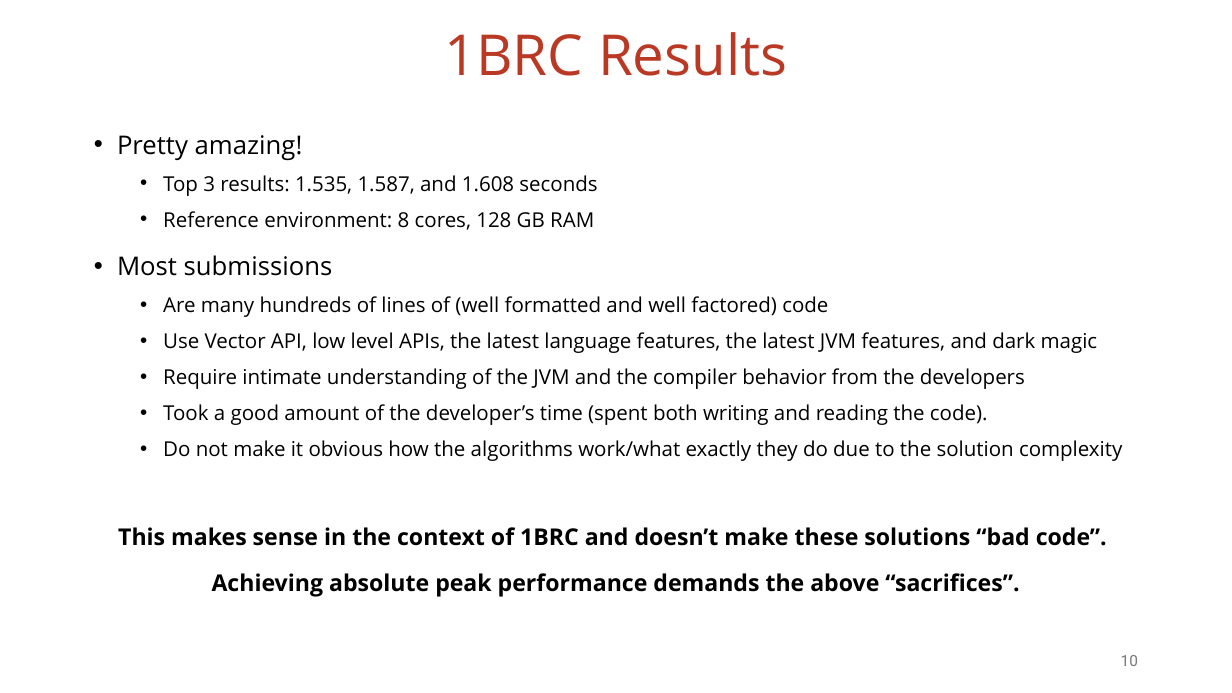
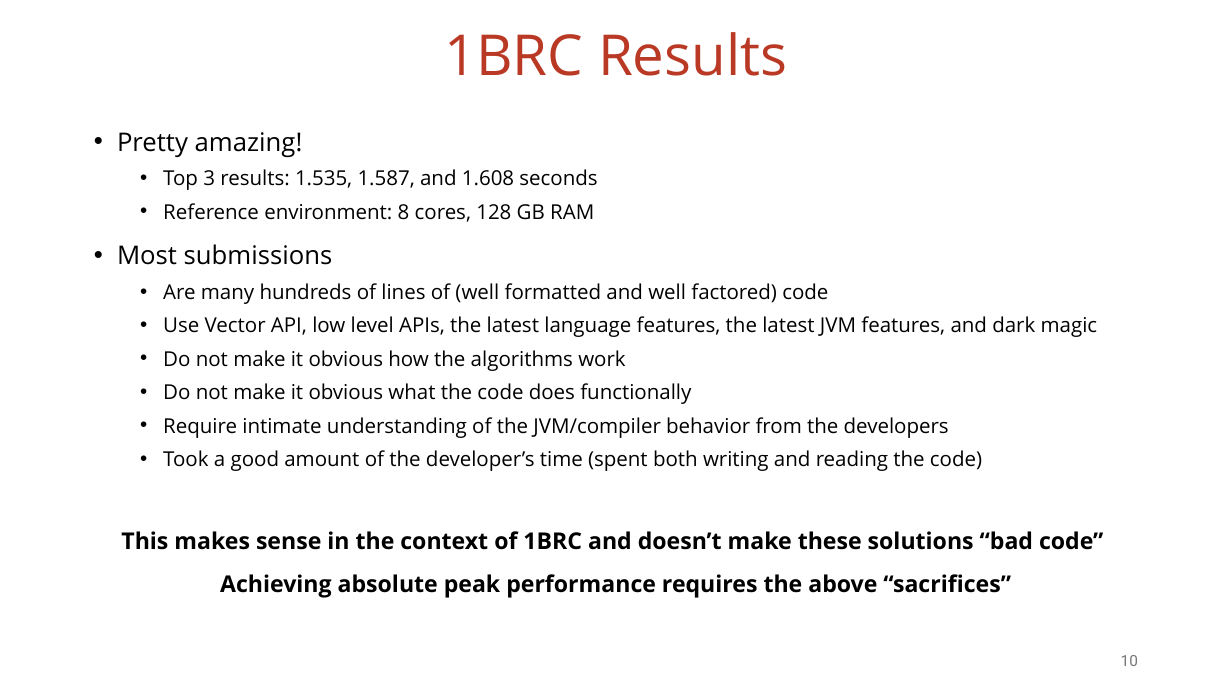
Before and after one commit to vmzakharov/missing-dataframe-talk, a slide deck: slide 10 of presentation/Missing_Dataframe_Short.pptx. Drawn at 1232x693 pixels with LibreOffice and Linux fonts; fonts in the diff are those of the drawing. Boxes give left, top, right and bottom in pixels: in the first picture for what was removed or moved away, otherwise in the second. Text is boxed around its words. In the diff, an @@ line names an element or a change of style, - is before the commit and + after.

Commit message:
updates slides

```diff
--- a/presentation/Missing_Dataframe_Short.pptx
+++ b/presentation/Missing_Dataframe_Short.pptx
@@ text at [117,132,1098,337]: line spacing 1.2 to 1.1 @@
@@ text at [121,350,1103,598]: text changed @@
-  • Require intimate understanding of the JVM and the compiler behavior from the developers
-  • Took a good amount of the developer’s time (spent both writing and reading the code).
-  • Do not make it obvious how the algorithms work/what exactly they do due to the solution complexity
-This makes sense in the context of 1BRC and doesn’t make these solutions “bad code”.
-Achieving absolute peak performance demands the above “sacrifices”.
+  • Do not make it obvious how the algorithms work
+  • Do not make it obvious what the code does functionally
+  • Require intimate understanding of the JVM/compiler behavior from the developers
+  • Took a good amount of the developer’s time (spent both writing and reading the code)
+This makes sense in the context of 1BRC and doesn’t make these solutions “bad code”
+Achieving absolute peak performance requires the above “sacrifices”
```
Also in this commit, not shown: 16 other slides changed, 1 slide removed, 1 other file.
